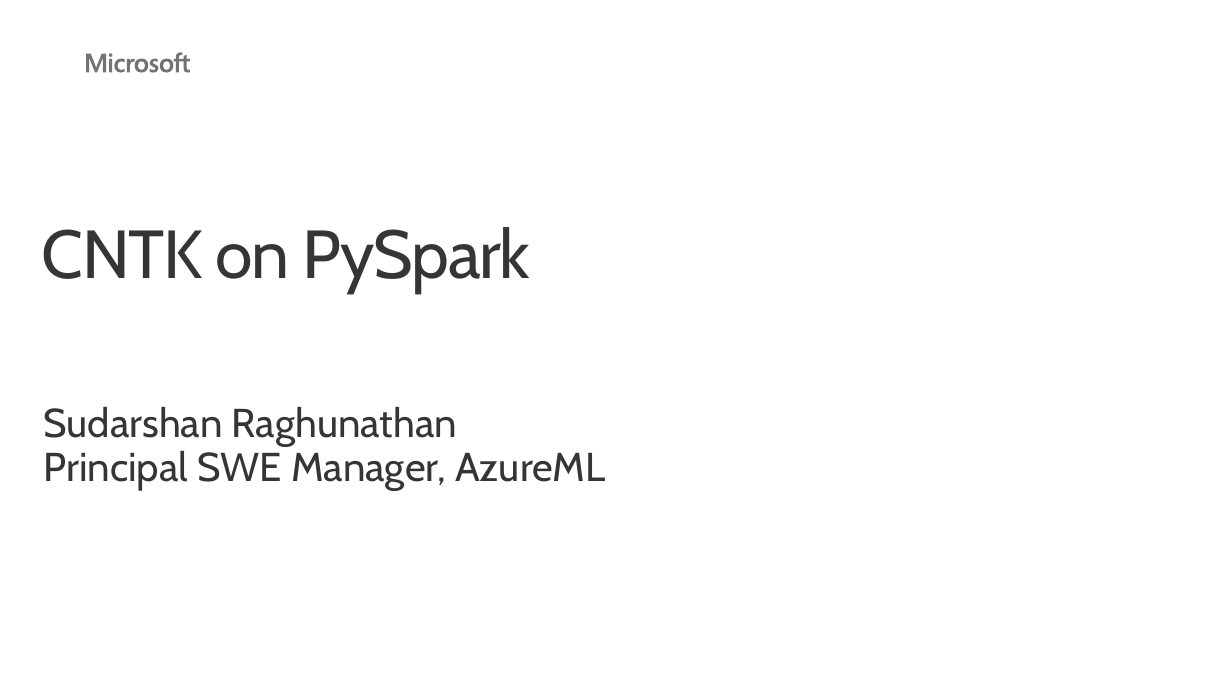
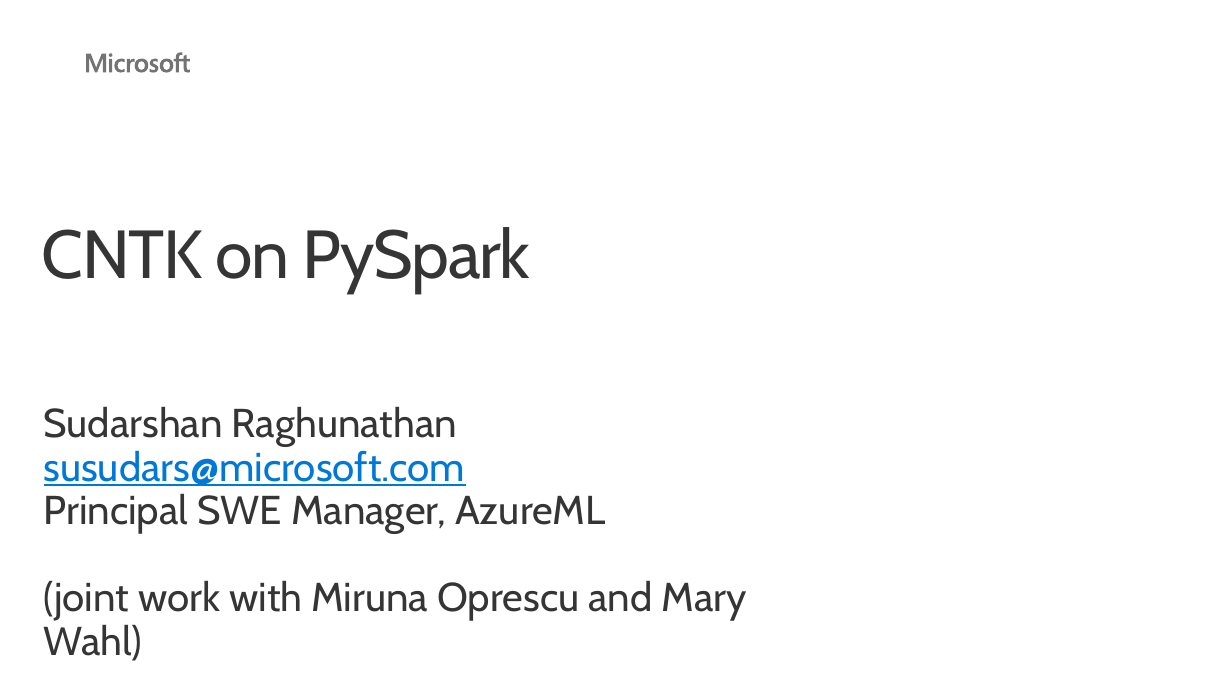
Before and after one commit to aiimmersion/aiimmersion-resources, a slide deck: slide 2 of Deep Learning and the Microsoft Cognitive Toolkit/CNTK on Spark/CNTK-PySpark.pptx. Drawn at 1232x693 pixels with LibreOffice and Linux fonts; fonts in the diff are those of the drawing; background and template pictures are left out. Boxes give left, top, right and bottom in pixels: in the first picture for what was removed or moved away, otherwise in the second. Text is boxed around its words. In the diff, an @@ line names an element or a change of style, - is before the commit and + after.

Commit message:
Update the CNTK on PySpark deck with new content

```diff
--- a/Deep Learning and the Microsoft Cognitive Toolkit/CNTK on Spark/CNTK-PySpark.pptx
+++ b/Deep Learning and the Microsoft Cognitive Toolkit/CNTK on Spark/CNTK-PySpark.pptx
@@ text at <box>44,446,466,486</box>: paragraph added @@
+susudars@microsoft.com
@@ text at <box>44,580,747,661</box>: paragraph added @@
+(joint work with Miruna Oprescu and Mary Wahl)
```
Also in this commit, not shown: 7 other slides changed, 1 slide added, 1 slide removed.
